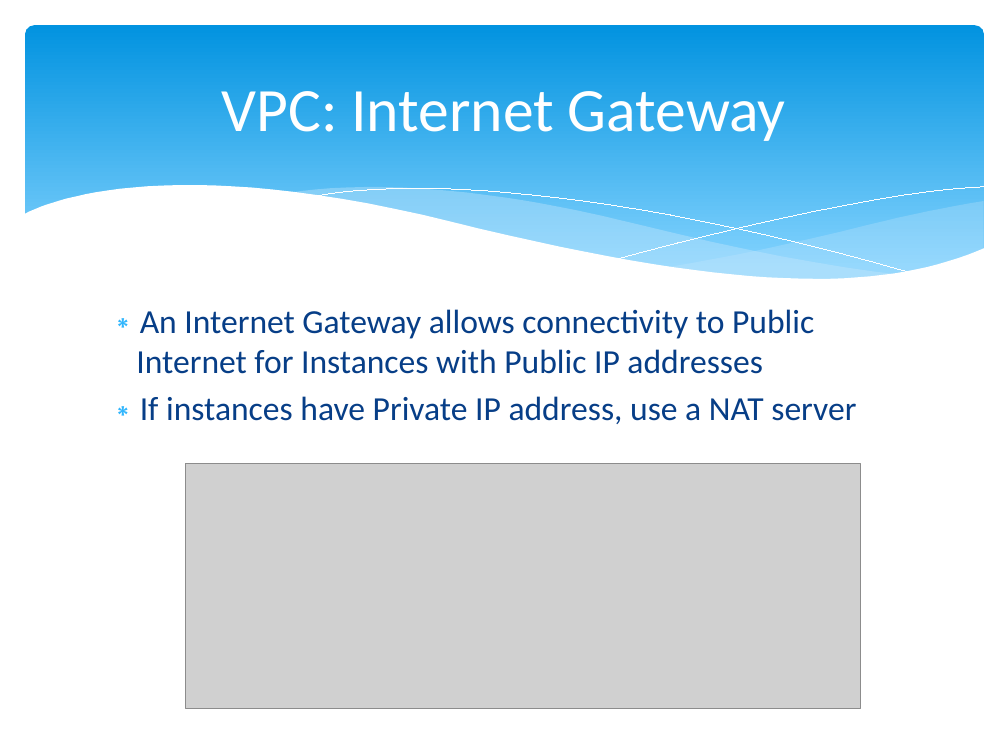
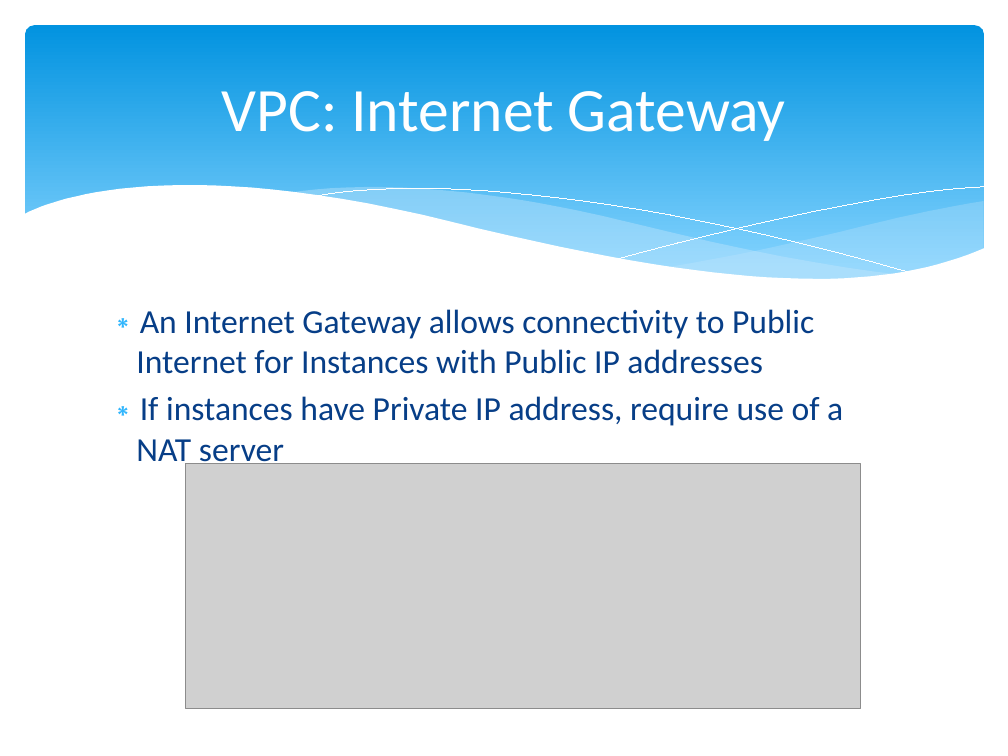
Before and after one commit to cloudavail/awstraining, a slide deck: slide 16 of aws-vpc/aws-vpc.pptx. Drawn at 1008x756 pixels with LibreOffice and Linux fonts; fonts in the diff are those of the drawing; grey boxes stand for pictures. Boxes give left, top, right and bottom in pixels: in the first picture for what was removed or moved away, otherwise in the second. Text is boxed around its words. In the diff, an @@ line names an element or a change of style, - is before the commit and + after.

```diff
--- a/aws-vpc/aws-vpc.pptx
+++ b/aws-vpc/aws-vpc.pptx
@@ text at bbox=[136, 396, 843, 469]: text changed @@
-∗ If instances have Private IP address, use a NAT server
+∗ If instances have Private IP address, require use of a NAT server
```
Also in this commit, not shown: 7 other slides changed.
